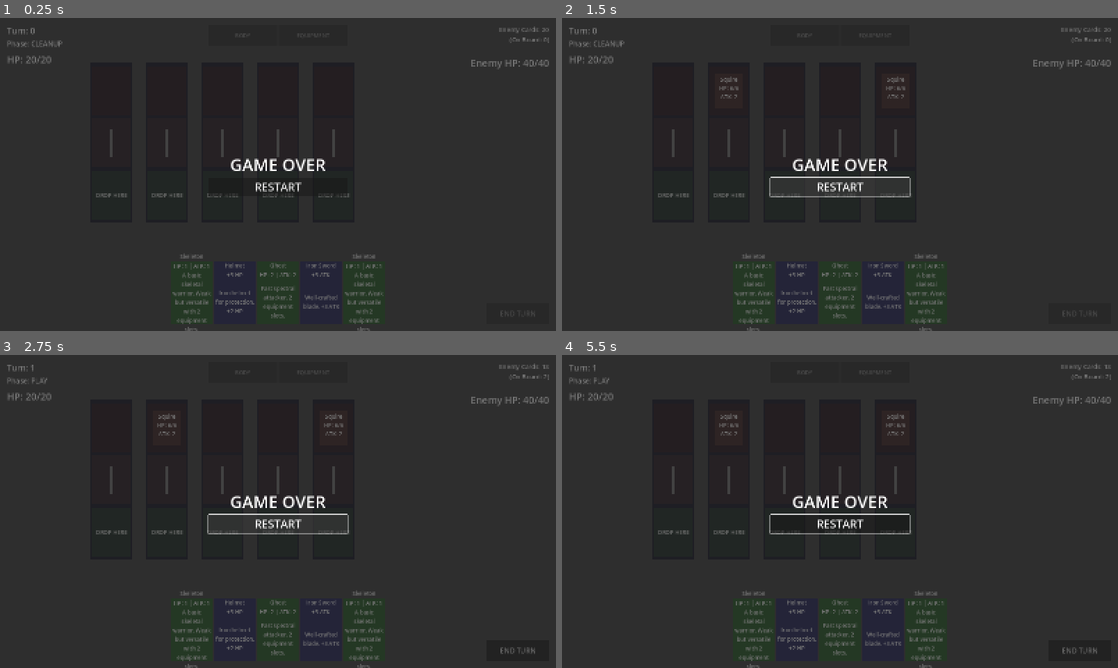
Above: before the commit, frames 1-4 (two rows, left to right).
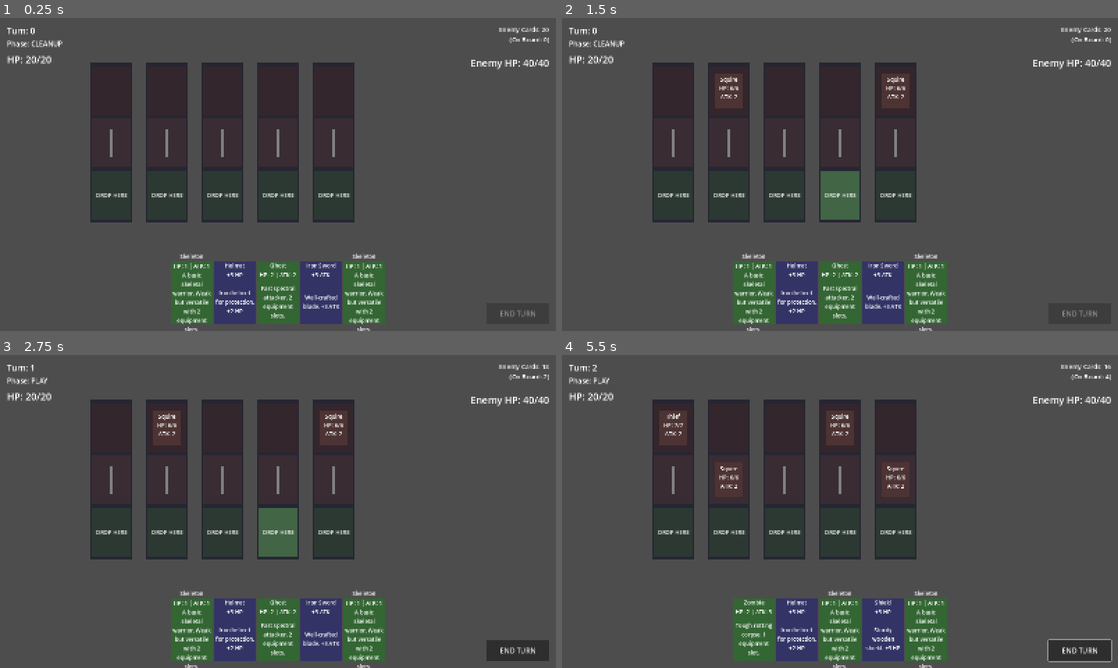
Above: after the commit, the same moments.

Repository: KaylaKZJ/deadhand
Game: Godot game, scene res://scenes/main.tscn
Same seed, same stepped clock (60 frames per second), same inputs: the game is played once before the commit and once after it.
Inputs (mouse positions are in pixels of both pictures, inside the frame that each line leads up to):
- Up to frame 1 (0.25 s): no input
- Up to frame 2 (1.5 s): click (840, 187) at 0.5 s, where only the run before the commit has a clickable "RESTART"; click (840, 187) at 1.25 s, where only the run before the commit has a clickable "RESTART"
- Up to frame 3 (2.75 s): click (278, 524) at 2 s, where only the run before the commit has a clickable "RESTART"
- Up to frame 4 (5.5 s): click "END TURN" at 2.75 s; click (1079, 649) at 3.5 s, where only the run before the commit has a clickable "END TURN"; click (1079, 649) at 4.25 s, where only the run before the commit has a clickable "END TURN"; tap Enter at 5 s; drag from (751, 630) to (895, 442) at 5.02 s

The runs differ from the first frame. In frame 1, 82% of the frame differs, in the area x 0-100%, y 0-100%; in frame 2, 83%; in frame 3, 83%; in frame 4, 84%.

Commit message:
feat: add game over screen and auto-draw system
Game Over Screen:
- Add GameOverPanel UI with victory/defeat message and restart button
- Show green "VICTORY!" or red "DEFEAT!" text based on outcome
- Disable all game controls when game ends
- Connect restart button to reload scene

Auto-Draw System:
- Remove manual draw phase - cards now auto-draw at turn start
- Draw 5 cards automatically (alternating body/equipment)
- Draw initial hand of 5 cards at game start
- Auto-discard all remaining cards when ending turn
- Hide draw pile buttons (kept for future reference)
- Streamlines gameplay flow and reduces decision paralysis

Combat Manager Changes:
- Start game with initial hand draw
- Remove DRAW phase from turn flow
- Add auto-discard on end_turn()
- Increase enemy max HP from 20 to 40 for longer games

UI Polish:
- Shorten draw button text to "BODY" and "EQUIPMENT"
- Update column_0_unit references throughout main.gd
- Fix lane highlighting for 3-column system

This creates a faster-paced game where players focus on tactical decisions
rather than deck management.

Diff:
--- a/scripts/main.gd
+++ b/scripts/main.gd
@@ -22,6 +22,9 @@
 @onready var player_hp_label: Label = $UI/PlayerHPLabel
 @onready var enemy_deck_label: Label = $UI/EnemyDeckLabel
 @onready var enemy_hp_label: Label = $UI/EnemyHPLabel
+@onready var game_over_panel: Panel = $UI/GameOverPanel
+@onready var game_over_label: Label = $UI/GameOverPanel/VBoxContainer/GameOverLabel
+@onready var restart_button: Button = $UI/GameOverPanel/VBoxContainer/RestartButton
 
 var lanes: Array[Lane] = []
 var card_displays: Array[CardDisplay] = []
@@ -40,10 +43,15 @@
 	enemy_ai.initialize(deck_manager)
 	combat_manager.initialize(deck_manager, lanes, enemy_ai)
 
+	# Hide draw buttons since we auto-draw now
+	body_pile_button.visible = false
+	equipment_pile_button.visible = false
+
 	# Connect signals
 	body_pile_button.pressed.connect(_on_body_pile_pressed)
 	equipment_pile_button.pressed.connect(_on_equipment_pile_pressed)
 	end_turn_button.pressed.connect(_on_end_turn_pressed)
+	restart_button.pressed.connect(_on_restart_pressed)
 
 	deck_manager.hand_updated.connect(_on_hand_updated)
 	combat_manager.turn_started.connect(_on_turn_started)
@@ -51,6 +59,9 @@
 	combat_manager.game_won.connect(_on_game_won)
 	combat_manager.game_lost.connect(_on_game_lost)
 
+	# Hide game over panel initially
+	game_over_panel.visible = false
+
 	# Start the game
 	combat_manager.start_game()
 
@@ -92,7 +103,7 @@
 
 				# Set new highlight
 				highlighted_lane = target_lane
-				if highlighted_lane and highlighted_lane.player_drop_zone and not highlighted_lane.player_unit:
+				if highlighted_lane and highlighted_lane.player_drop_zone and not highlighted_lane.column_0_unit:
 					highlighted_lane._on_drop_zone_hover()
 	else:
 		# Clear all highlights when not dragging
@@ -115,6 +126,10 @@
 func _on_end_turn_pressed():
 	"""Player ends their turn"""
 	combat_manager.end_turn()
+
+func _on_restart_pressed():
+	"""Restart the game"""
+	get_tree().reload_current_scene()
 
 func _on_hand_updated(hand: Array[CardBase]):
 	"""Update hand display when cards change"""
@@ -170,7 +185,7 @@
 	elif card is EquipmentCardResource:
 		# For equipment, try to find any player unit in the target lane
 		# If lane has a player unit, automatically target it
-		var target_unit = target_lane.player_unit if target_lane else null
+		var target_unit = target_lane.column_0_unit if target_lane else null
 
 		# If no unit in the exact lane, check nearby lanes for easier targeting
 		if not target_unit:
@@ -199,21 +214,21 @@
 	var closest_distance: float = 200.0  # Max search radius
 
 	for lane in lanes:
-		if lane.player_unit:
-			var distance = pos.distance_to(lane.player_unit.global_position)
+		if lane.column_0_unit:
+			var distance = pos.distance_to(lane.column_0_unit.global_position)
 			if distance < closest_distance:
 				closest_distance = distance
-				closest_unit = lane.player_unit
+				closest_unit = lane.column_0_unit
 
 	return closest_unit
 
 func _get_unit_at_position(pos: Vector2, lane: Lane) -> Unit:
 	"""Find unit at position in a lane"""
-	if lane.player_unit:
-		var unit_pos = lane.player_unit.global_position
+	if lane.column_0_unit:
+		var unit_pos = lane.column_0_unit.global_position
 		# Increased detection radius from 60 to 150 for easier targeting
 		if pos.distance_to(unit_pos) < 150:
-			return lane.player_unit
+			return lane.column_0_unit
 	return null
 
 func _on_turn_started(turn: int):
@@ -229,30 +244,33 @@
 	_update_enemy_hp_display()
 	_update_enemy_deck_display()
 
-	# Enable/disable buttons based on phase
+	# Enable/disable buttons based on phase (draw buttons always disabled now)
 	match phase:
-		"DRAW":
-			body_pile_button.disabled = false
-			equipment_pile_button.disabled = false
-			end_turn_button.disabled = true
 		"PLAY":
-			body_pile_button.disabled = true
-			equipment_pile_button.disabled = true
 			end_turn_button.disabled = false
 		_:
-			body_pile_button.disabled = true
-			equipment_pile_button.disabled = true
 			end_turn_button.disabled = true
 
 func _on_game_won():
 	"""Player won!"""
 	print("Game won!")
-	# TODO: Show win screen
+	_show_game_over("VICTORY!", Color.GREEN)
 
 func _on_game_lost():
 	"""Player lost!"""
 	print("Game lost!")
-	# TODO: Show loss screen
+	_show_game_over("DEFEAT!", Color.RED)
+
+func _show_game_over(message: String, color: Color):
+	"""Show the game over screen with restart button"""
+	game_over_label.text = message
+	game_over_label.add_theme_color_override("font_color", color)
+	game_over_panel.visible = true
+
+	# Disable game controls
+	body_pile_button.disabled = true
+	equipment_pile_button.disabled = true
+	end_turn_button.disabled = true
 
 func _update_hp_display():
 	"""Update the player HP label"""
